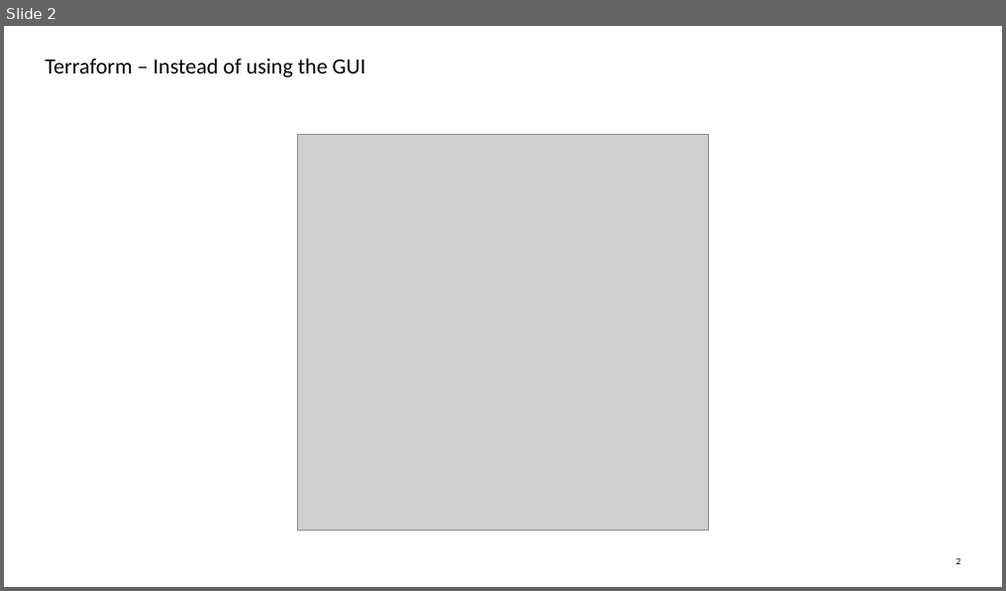
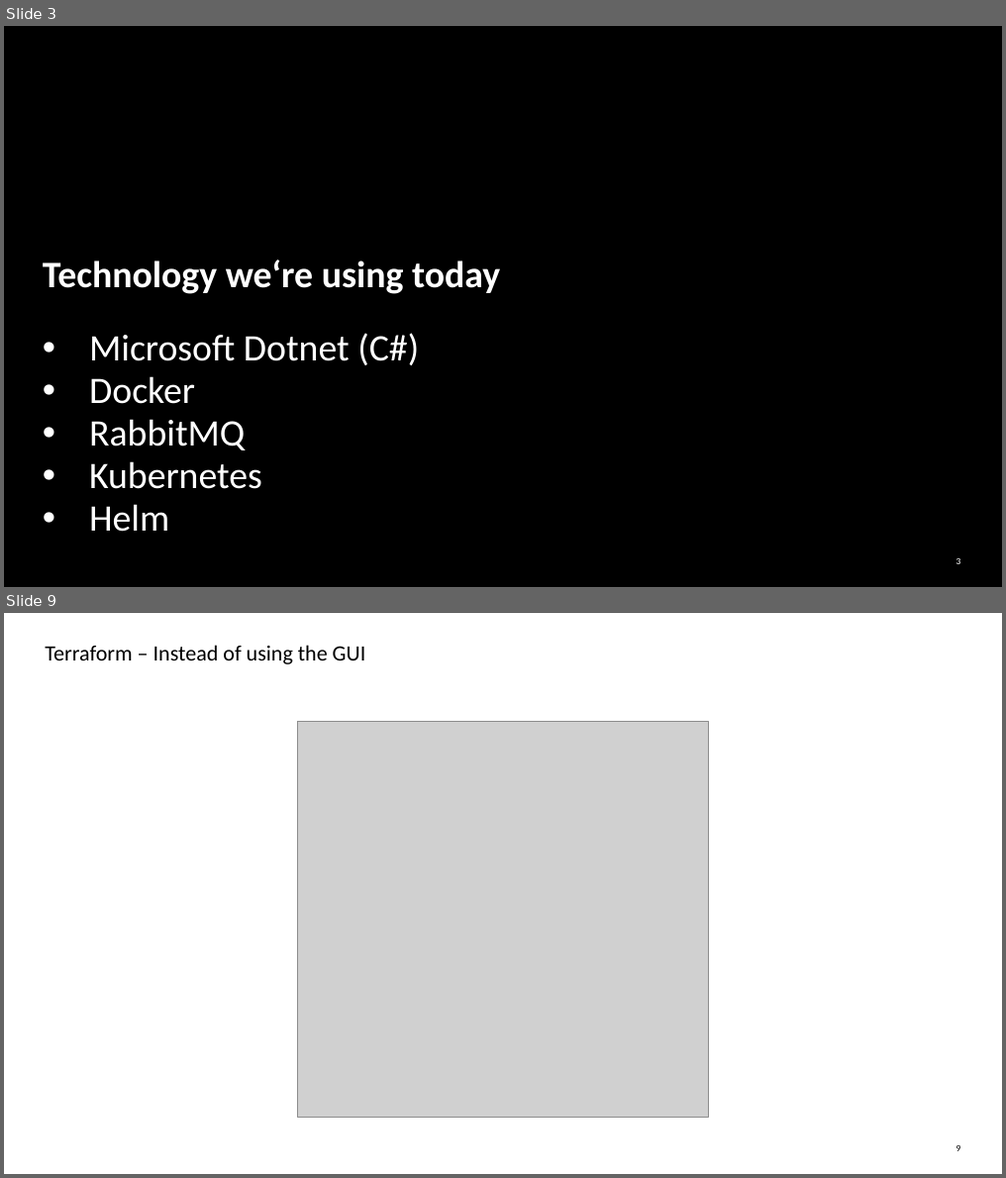
Before and after one commit to jbb10/Robopizza, a slide deck: Microservices from the ground up.pptx. Shown one above the other, each under a label of ours: slide 2 before the commit, slides 3 and 9 after it; the slides between them are not shown. The pictures are 1006x591 and 1006x1178 pixels, drawn with LibreOffice and Linux fonts; fonts in the diff are those of the drawing; grey boxes stand for pictures. Boxes give left, top, right and bottom in pixels: in the first picture for what was removed or moved away, otherwise in the second. Text is boxed around its words. In the diff, an @@ line names an element or a change of style, - is before the commit and + after.

```diff
--- a/Microservices from the ground up.pptx
+++ b/Microservices from the ground up.pptx
@@ slide 3 added at box(4, 26, 1002, 587), background #000000; not listed: 1 template element that a slide beside it also shows @@
@@ title added at box(43, 260, 500, 294), 36 pt, text #FFFFFF, bold @@
+Technology we‘re using today
@@ text added at box(89, 333, 419, 532), 36 pt, text #FFFFFF @@
+• Microsoft Dotnet (C#)
+• Docker
+• RabbitMQ
+• Kubernetes
+• Helm
@@ what was slide 2 is now slide 9 @@
@@ page number at box(956, 1146, 961, 1152): text changed @@
-2
+9
```
Also in this commit, not shown: 1 slide changed, 5 other slides added, 1 other file.
